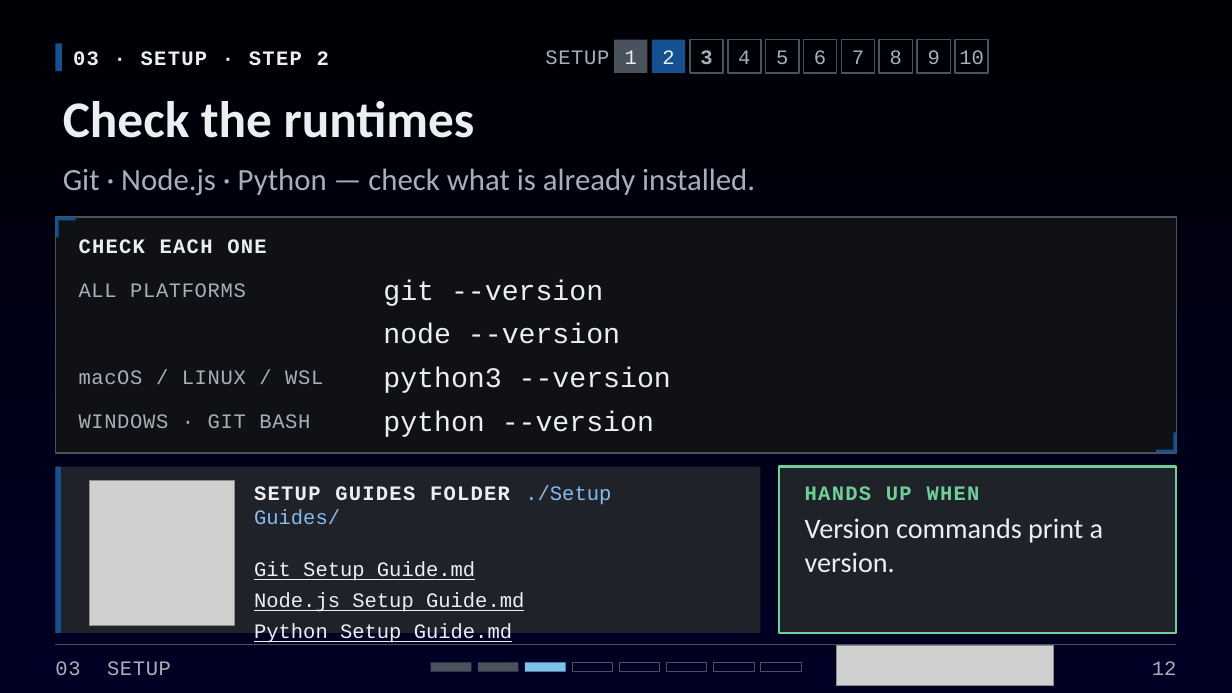
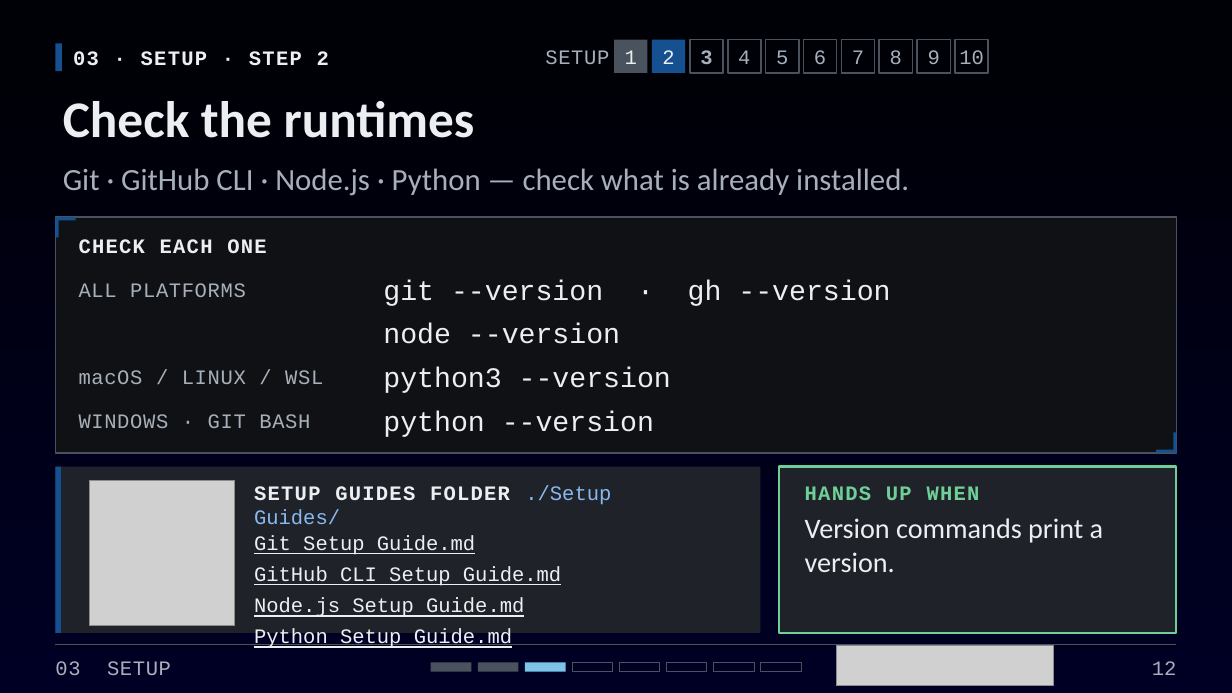
Before and after one commit to OCDEkr/Cite-Talk-2026, a slide deck: slide 12 of CITE-2026-AI-Cybersecurity-Workshop.pptx. Drawn at 1232x693 pixels with LibreOffice and Linux fonts; fonts in the diff are those of the drawing; grey boxes stand for pictures. Boxes give left, top, right and bottom in pixels: in the first picture for what was removed or moved away, otherwise in the second. Text is boxed around its words. In the diff, an @@ line names an element or a change of style, - is before the commit and + after.

```diff
--- a/CITE-2026-AI-Cybersecurity-Workshop.pptx
+++ b/CITE-2026-AI-Cybersecurity-Workshop.pptx
@@ text at (63,168,909,196): text changed @@
-Git · Node.js · Python — check what is already installed.
+Git · GitHub CLI · Node.js · Python — check what is already installed.
@@ text at (383,280,890,306): text changed @@
-git --version
+git --version · gh --version
@@ text at (254,567,561,586): paragraph added @@
+GitHub CLI Setup Guide.md
```
Also in this commit, not shown: 4 other slides changed, 9 other files.
